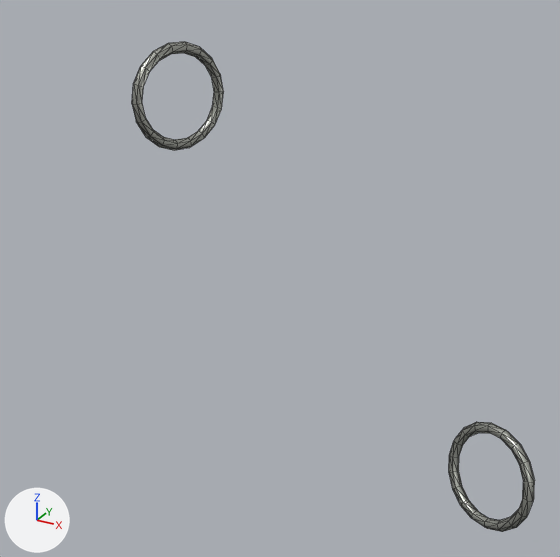
An edit to the glTF model public/parts/heater-clamp-band.glb, drawn before and after from the same camera.
Before and after are seen from a 50 mm lens placed at (408.2, -511.4, 174.8), pointed at (320.3, -351.6, 94.9). The axes (+X, +Y, +Z) are drawn at lower left. The lights are the same throughout. The picture after the commit comes second. Mesh edges are drawn as thin lines.

The scene before the commit, as lines of its bpy script (objects in view):
```python
me_mesh_0 = bpy.data.meshes.new('Mesh_0')
me_mesh_0.from_pydata(...)  # 108 vertices, 216 faces; spans x -1.0..1.0, y -0.98..0.98, z -0.09..0.09
me_mesh_0.materials.append(mat_zincplate)  # grey #b4b6ae
ob_mesh_0 = bpy.data.objects.new('Mesh_0', me_mesh_0)
ob_mesh_0.parent = ob_heater_clamp_band_inst0
ob_mesh_0.location = (296.8, -358.7, 140.0)
ob_mesh_0.rotation_euler = (-1.571, 0.0, -1.951)  # degrees (-90, 0, -112)
ob_mesh_0.scale = (12.8, 12.8, 12.8)
ob_mesh_0_001 = bpy.data.objects.new('Mesh_0.001', me_mesh_0)
ob_mesh_0_001.parent = ob_heater_clamp_band_inst0
ob_mesh_0_001.location = (379.5, -356.5, 58.36)
ob_mesh_0_001.rotation_euler = (-1.769, -0.108, -0.491)  # degrees (-101, -6.2, -28)
ob_mesh_0_001.scale = (12.8, 12.8, 12.8)
```
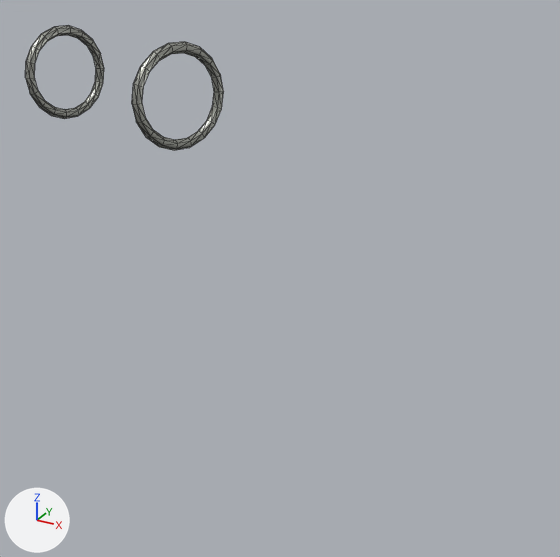
Boxes (x1, y1, x2, y2) around the edits, measured in the pictures (560 x 557 px):
'Mesh_0.001', moved, turned
    before: (449, 422, 535, 532)
    after: (132, 42, 224, 150)
'Mesh_0', moved, turned
    before: (132, 42, 224, 150)
    after: (25, 25, 104, 119)

What changed in the scene script:
```text
Change ob_mesh_0:
    ob_mesh_0.location: (296.8, -358.7, 140.0) -> (247.5, -344.2, 140.0)
    ob_mesh_0.rotation_euler: (-1.571, 0.0, -1.951) -> (-1.571, 0.0, -1.806)  # degrees (-90, 0, -112) -> degrees (-90, 0, -103)
Change ob_mesh_0_001:
    ob_mesh_0_001.location: (379.5, -356.5, 58.36) -> (296.8, -358.7, 140.0)
    ob_mesh_0_001.rotation_euler: (-1.769, -0.108, -0.491) -> (-1.571, 0.0, -1.951)  # degrees (-101, -6.2, -28) -> degrees (-90, 0, -112)
```
